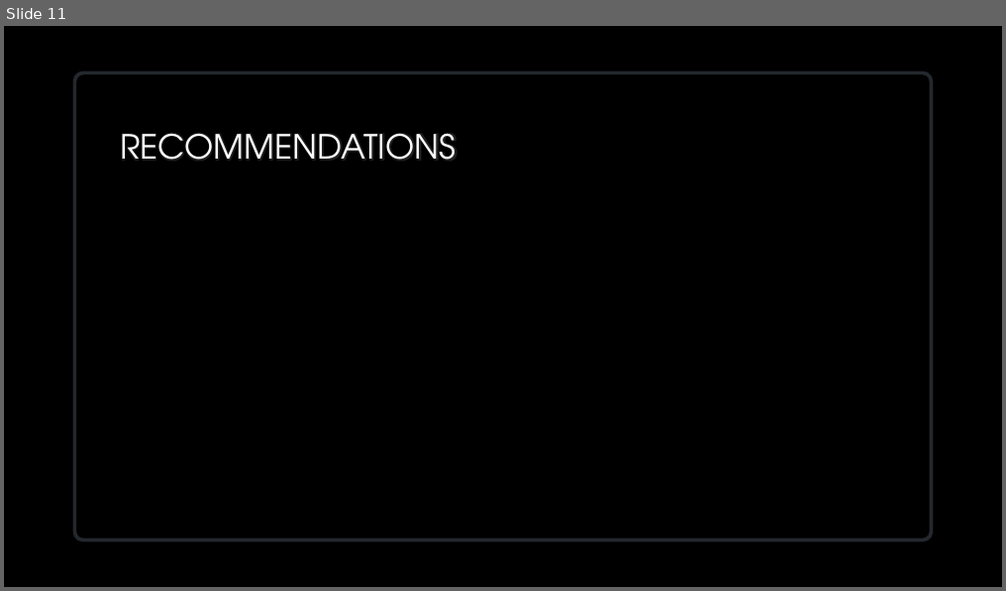
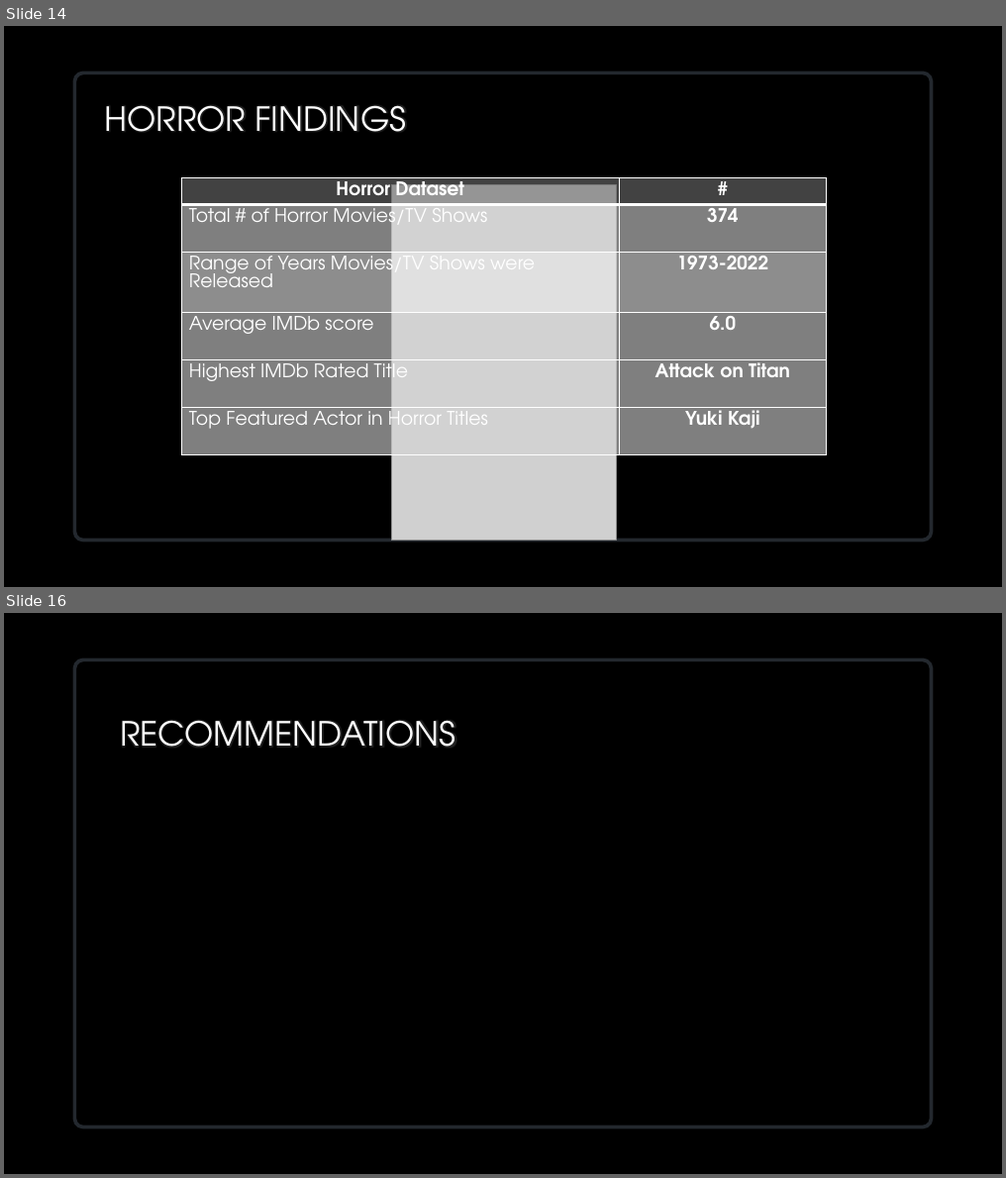
Before and after one commit to VedranaGATech/Project_1_Neflix_and_Chill, a slide deck: Group 1 Presentation 1.pptx. Shown one above the other, each under a label of ours: slide 11 before the commit, slides 14 and 16 after it; the slides between them are not shown. The pictures are 1006x591 and 1006x1178 pixels, drawn with LibreOffice and Linux fonts; fonts in the diff are those of the drawing; grey boxes stand for pictures; background and template pictures are left out. Boxes give left, top, right and bottom in pixels: in the first picture for what was removed or moved away, otherwise in the second. Text is boxed around its words. In the diff, an @@ line names an element or a change of style, - is before the commit and + after.

```diff
--- a/Group 1 Presentation 1.pptx
+++ b/Group 1 Presentation 1.pptx
@@ slide 14 added at box(4, 26, 1002, 587), background picture (left out) @@
@@ rounded rectangle added at box(74, 74, 931, 541), fill #000000, outline #282E35 3.5 pt @@
@@ title added at box(105, 105, 407, 132), 32 pt, text gradient #FFFFFF to #A6A6A6 @@
+HORROR FINDINGS
@@ table added at box(181, 178, 827, 483), 6 rows, 2 columns @@
+Horror Dataset | #
+Total # of Horror Movies/TV Shows | 374
+Range of Years Movies/TV Shows were Released | 1973-2022
+Average IMDb score | 6.0
+Highest IMDb Rated Title | Attack on Titan
+Top Featured Actor in Horror Titles | Yuki Kaji
@@ picture added at box(392, 184, 616, 541) @@
@@ what was slide 11 is now slide 16 @@
```
Also in this commit, not shown: 6 slides changed, 8 other slides added, 4 slides removed, 4 other files.
